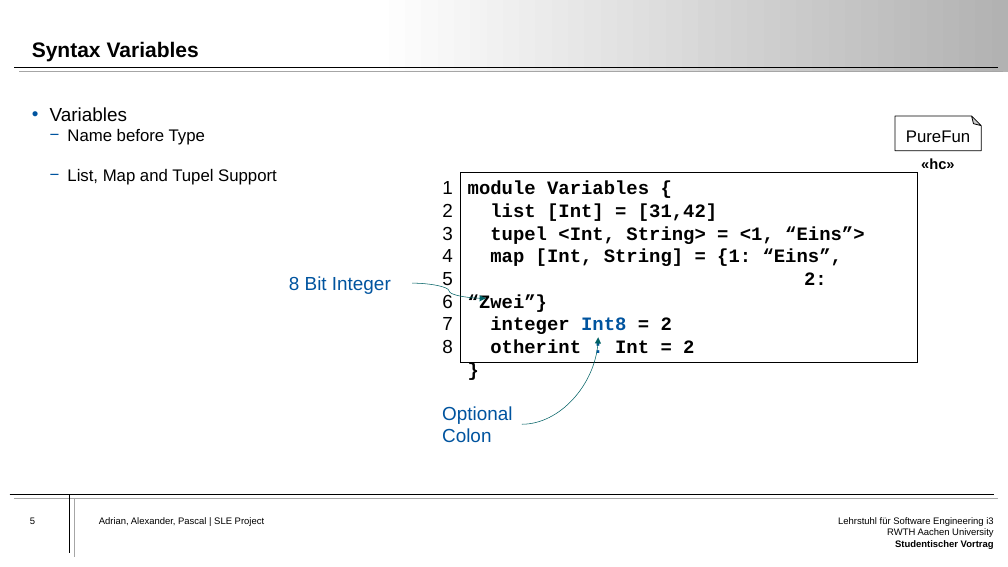
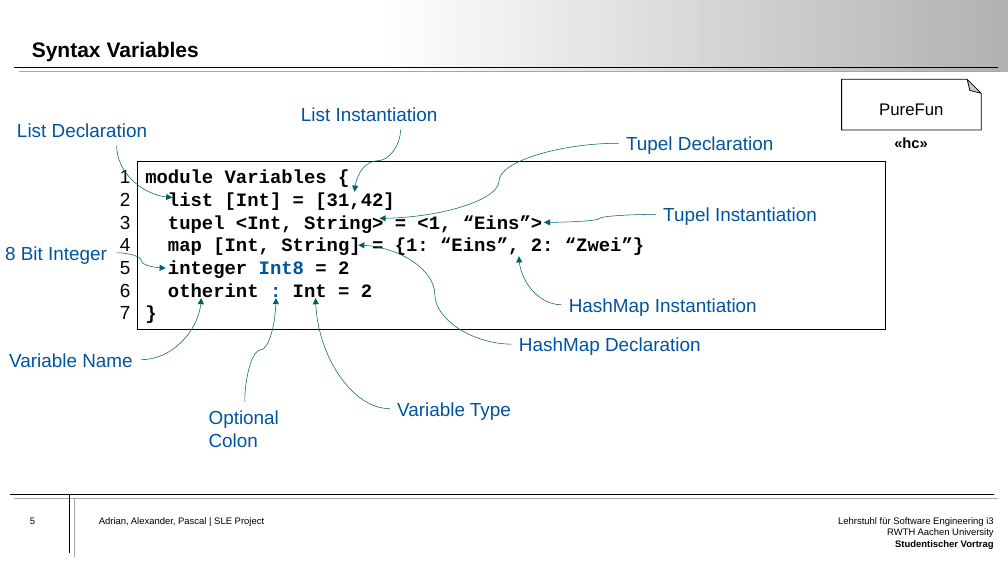
Before and after one commit to Atrisan/PureFun, a slide deck: slide 5 of Presentation/PureFun-Presentation.pptx. Drawn at 1008x567 pixels with LibreOffice and Linux fonts; fonts in the diff are those of the drawing. Boxes give left, top, right and bottom in pixels: in the first picture for what was removed or moved away, otherwise in the second. Text is boxed around its words. In the diff, an @@ line names an element or a change of style, - is before the commit and + after.

```diff
--- a/Presentation/PureFun-Presentation.pptx
+++ b/Presentation/PureFun-Presentation.pptx
@@ folded corner "PureFun": place and size @@
-folded corner "PureFun" at (895, 116, 982, 150)
+folded corner "PureFun" at (842, 79, 982, 130)
@@ text removed at (50, 107, 277, 185) @@
-• Variables
-  − Name before Type
-  − List, Map and Tupel Support
@@ text added at (301, 107, 438, 122), 18 pt, text #00549F @@
+List Instantiation
@@ text added at (17, 123, 148, 138), 18 pt, text #00549F @@
+List Declaration
@@ curved arrow added from (116, 146) to (172, 197), #006165 0.5 pt @@
@@ curved arrow added from (401, 130) to (355, 192), #006165 0.5 pt @@
@@ curved arrow added from (619, 143) to (380, 219), #006165 0.5 pt @@
@@ text added at (626, 136, 774, 154), 18 pt, text #00549F @@
+Tupel Declaration
@@ text "«hc»": place and size @@
-text "«hc»" at (921, 158, 955, 169)
+text "«hc»" at (894, 137, 928, 148)
@@ text "1": place and size @@
-text "1" at (442, 181, 453, 353)
+text "1" at (120, 169, 131, 319)
@@ rectangle "module Variables {": place and size @@
-rectangle "module Variables {" at (461, 172, 918, 363)
+rectangle "module Variables {" at (138, 161, 885, 329)
@@ text added at (663, 207, 817, 225), 18 pt, text #00549F @@
+Tupel Instantiation
@@ text "8 Bit Integer": place and size @@
-text "8 Bit Integer" at (289, 276, 391, 294)
+text "8 Bit Integer" at (5, 246, 107, 264)
@@ curved arrow added from (656, 215) to (544, 222), #006165 0.5 pt @@
@@ curved arrow moved from (412, 284) - (486, 299) to (116, 253) - (166, 268) @@
@@ curved arrow added from (512, 344) to (358, 245), #006165 0.5 pt @@
@@ curved arrow added from (562, 305) to (519, 256), #006165 0.5 pt @@
@@ curved arrow added from (141, 360) to (201, 298), #006165 0.5 pt @@
@@ curved arrow moved from (522, 424) - (598, 337) to (245, 402) - (276, 298) @@
@@ curved arrow added from (390, 409) to (315, 298), #006165 0.5 pt @@
@@ text added at (569, 298, 757, 316), 18 pt, text #00549F @@
+HashMap Instantiation
@@ text added at (9, 353, 132, 368), 18 pt, text #00549F @@
+Variable Name
@@ text at (442, 339, 453, 353): paragraph removed @@
-8
@@ text added at (519, 337, 701, 355), 18 pt, text #00549F @@
+HashMap Declaration
@@ text "Optional Colon": place and size @@
-text "Optional Colon" at (442, 406, 512, 443)
+text "Optional Colon" at (209, 410, 279, 448)
@@ text added at (397, 402, 511, 420), 18 pt, text #00549F @@
+Variable Type
```
Also in this commit, not shown: 3 other slides changed, 2 slides added, 2 slides removed.
